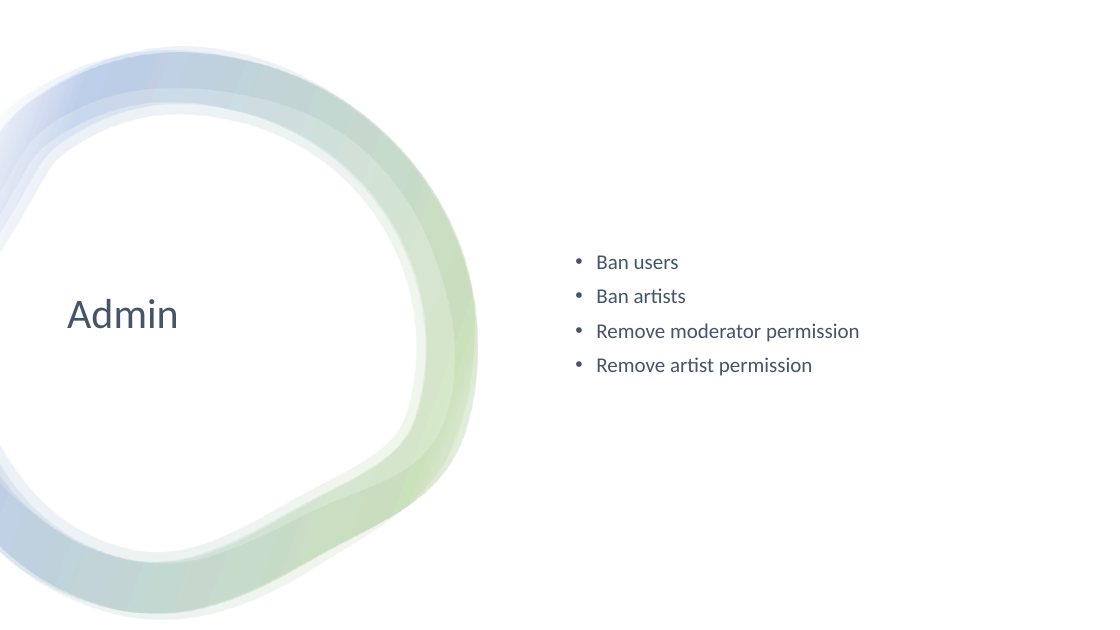
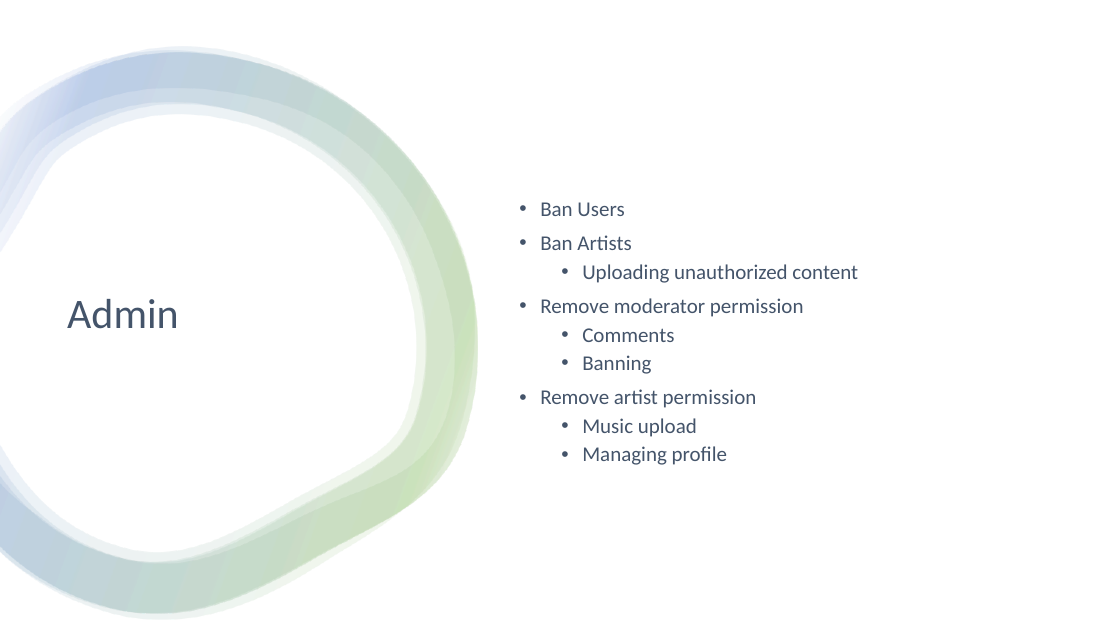
Before and after one commit to etgalang/TuneTribe, a slide deck: slide 9 of TuneTribe.pptx (slide 8 before the commit). Drawn at 1120x630 pixels with LibreOffice and Linux fonts; fonts in the diff are those of the drawing. Boxes give left, top, right and bottom in pixels: in the first picture for what was removed or moved away, otherwise in the second. Text is boxed around its words. In the diff, an @@ line names an element or a change of style, - is before the commit and + after.

```diff
--- a/TuneTribe.pptx
+++ b/TuneTribe.pptx
@@ text "Ban Users": place and size @@
-text "Ban Users" at [596, 255, 860, 376]
+text "Ban Users" at [540, 202, 858, 465]
@@ text at [540, 202, 858, 283]: text changed @@
-• Ban users
-• Ban artists
+• Ban Users
+• Ban Artists
+  • Uploading unauthorized content
@@ text at [582, 328, 674, 374]: paragraphs added @@
+  • Comments
+  • Banning
@@ text at [582, 418, 727, 465]: paragraphs added @@
+  • Music upload
+  • Managing profile
```
Also in this commit, not shown: 3 other slides changed, 1 slide added.
